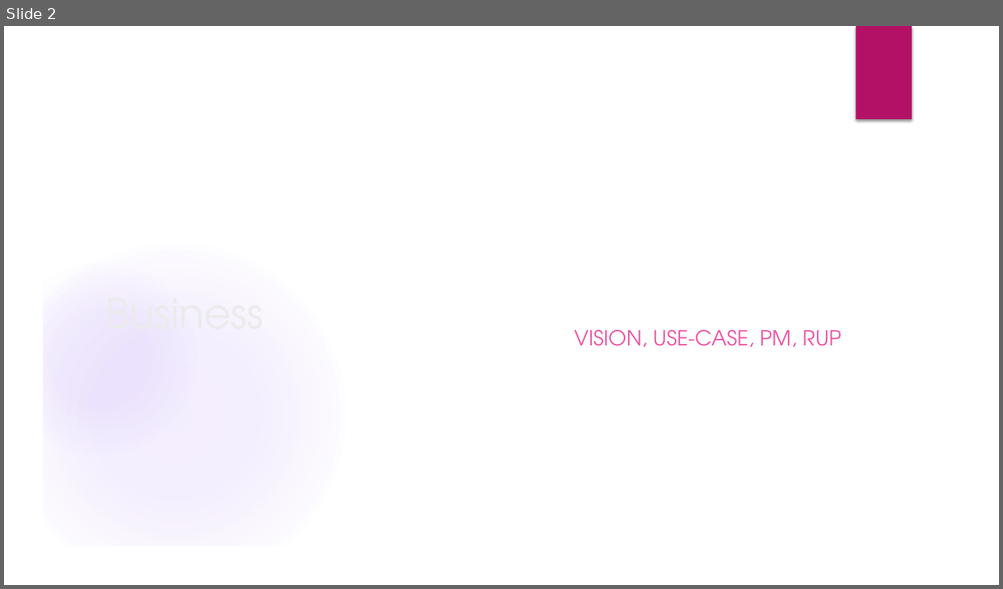
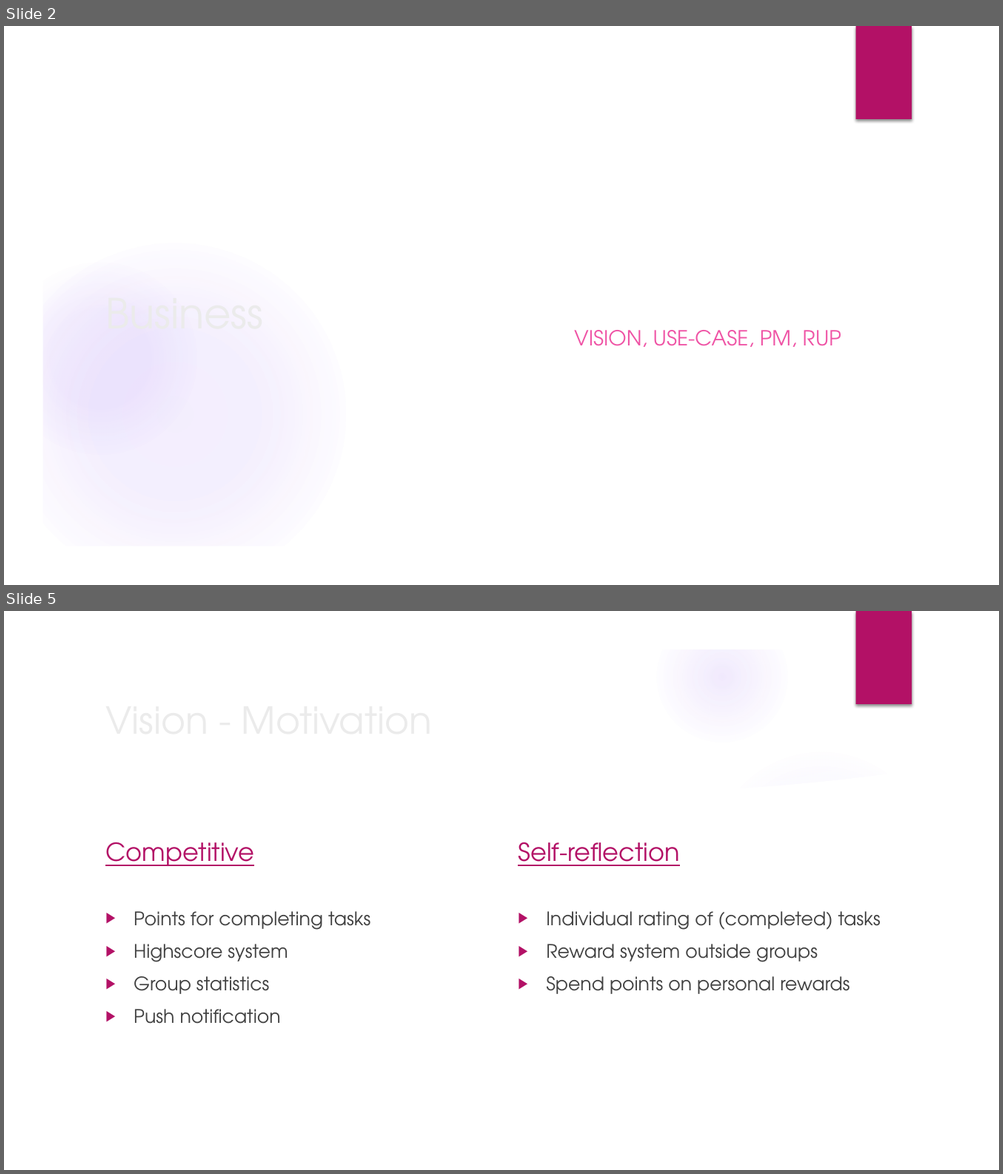
Before and after one commit to Mert-Guenduez/learnityourself, a slide deck: Documentation/Presentation/midterm_se.pptx. Shown one above the other, each under a label of ours: slide 2 before the commit, slides 2 and 5 after it; the slides between them are not shown. The pictures are 1003x589 and 1003x1174 pixels, drawn with LibreOffice and Linux fonts; fonts in the diff are those of the drawing; background and template pictures are left out. Boxes give left, top, right and bottom in pixels: in the first picture for what was removed or moved away, otherwise in the second. Text is boxed around its words. In the diff, an @@ line names an element or a change of style, - is before the commit and + after.

Commit message:
[Doc][Misc] Updated presentation in section 'Vision'

```diff
--- a/Documentation/Presentation/midterm_se.pptx
+++ b/Documentation/Presentation/midterm_se.pptx
@@ slide 5 added at (4, 611, 999, 1170), background picture (left out); not listed: 6 template elements that a slide beside it also shows @@
@@ title added at (98, 690, 813, 748), 36 pt, text #EBEBEB @@
+Vision - Motivation
@@ freeform shape added at (696, 735, 967, 817), fill #FFFFFF at 20% opacity @@
@@ freeform shape added at (41, 763, 962, 1133), fill #FFFFFF @@
@@ ellipse added at (706, 748, 936, 977), fill gradient #9B6BF2 @@
@@ text added at (105, 842, 254, 866), 24 pt, text #B31166, underline @@
+Competitive
@@ text added at (518, 842, 679, 866), 24 pt, text #B31166, underline @@
+Self-reflection
@@ text added at (134, 911, 370, 1024), 18 pt, text #404040 @@
+▶ Points for completing tasks
+▶ Highscore system
+▶ Group statistics
+▶ Push notification
@@ text added at (546, 911, 880, 994), 18 pt, text #404040 @@
+▶ Individual rating of (completed) tasks
+▶ Reward system outside groups
+▶ Spend points on personal rewards
```
Also in this commit, not shown: 1 slide changed, 1 other slide added.
